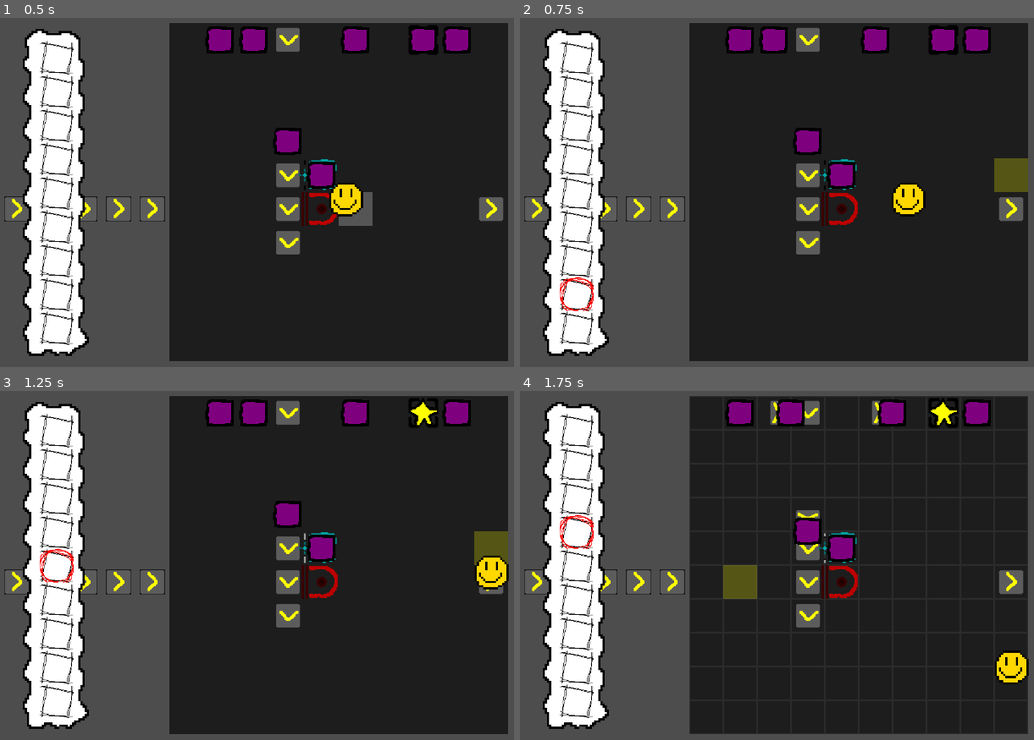
Above: before the commit, frames 1-4 (two rows, left to right).
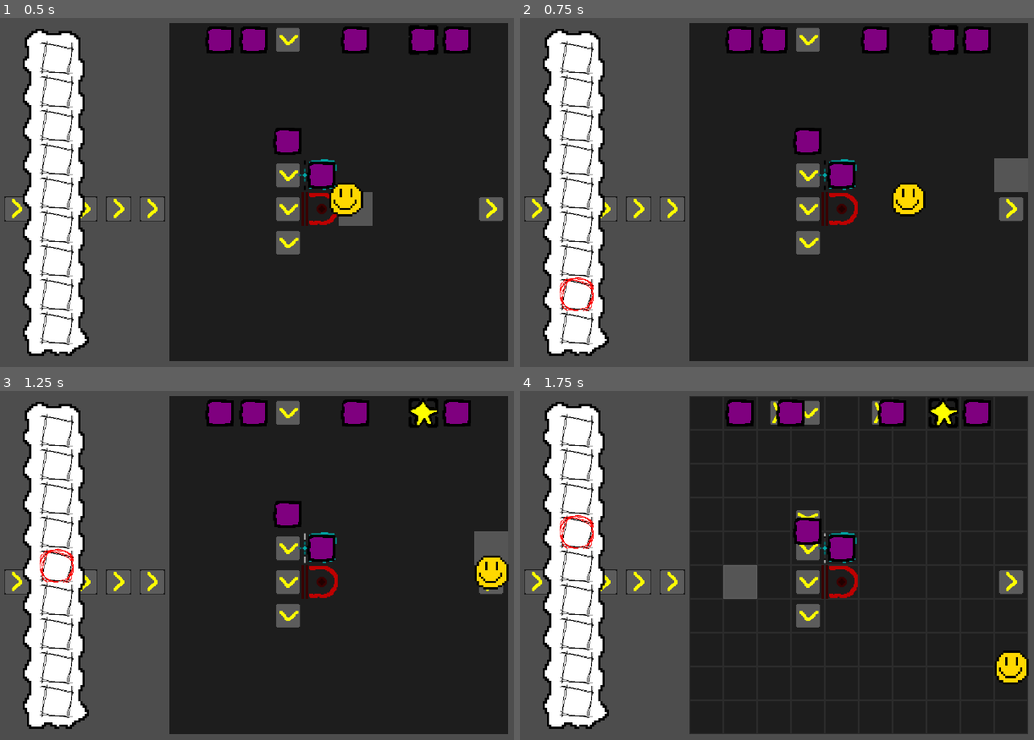
Above: after the commit, the same moments.

Repository: Stev51/gmtk-jam-2025
Game: Godot game, scene res://scenes/main.tscn
Same seed, same stepped clock (60 frames per second), same inputs: the game is played once before the commit and once after it.
Inputs (mouse positions are in pixels of both pictures, inside the frame that each line leads up to):
- Up to frame 1 (0.5 s): no input
- Up to frame 2 (0.75 s): tap Enter at 0.5 s; move the mouse to (1008, 171) at 0.52 s; hold Right (ui_right) from 0.53 s (still down); hold 8 (ui_eight) from 0.53 s (still down); click (1008, 171) at 0.67 s
- Up to frame 3 (1.25 s): keep holding Right (ui_right); keep holding 8 (ui_eight); tap 5 (ui_five) at 0.8 s
- Up to frame 4 (1.75 s): move the mouse to (725, 582) at 1.27 s; release Right (ui_right) at 1.28 s; release 8 (ui_eight) at 1.28 s; hold Down (ui_down) from 1.28 s (still down); tap 5 (ui_five) at 1.35 s; tap 4 (ui_four) at 1.55 s

Frame 1 is identical in both runs. In frame 2, 0.6% of the frame differs, in the area x 92-99%, y 40-50%; in frame 3, 0.5%; in frame 4, 0.6%.

Commit message:
Selecting empty inv slot == no slot selected

Diff:
--- a/inventory/inventory.gd
+++ b/inventory/inventory.gd
@@ -25,6 +25,33 @@
 	# Once done, signal GUI update
 	update_inv.emit()
 
+func subtract_item(index, count):
+
+	var slot = slots[index]
+
+	slot.amount -= count
+
+	if slot.amount <= 0:
+		slot.amount = 0
+		slot.item = null
+
+	update_inv.emit()
+
 func are_there_empty_slots():
 	var empty_slots = slots.filter(func(slot): return slot.item == null)
 	return not empty_slots.is_empty()
+
+func get_selected_item():
+	if selected == true:
+		var slot = slots[selection_index]
+		return slot.item
+	else:
+		return null
+
+func check_selection_state():
+	if selected == false:
+		Global.inv_deselect.emit()
+	elif get_selected_item() == null:
+		Global.inv_deselect.emit()
+	else:
+		Global.inv_select.emit()
--- a/inventory/inventory_item.gd
+++ b/inventory/inventory_item.gd
@@ -3,3 +3,4 @@
 
 @export var name: String = ""
 @export var texture: Texture2D
+@export var placed_mech: Resource
--- a/inventory/inventory_ui.gd
+++ b/inventory/inventory_ui.gd
@@ -37,8 +37,6 @@
 		inventory.selected = false
 		inventory.selection_index = null
 
-		Global.inv_deselect.emit()
-
 	else:
 
 		inventory.selected = true
@@ -46,9 +44,8 @@
 
 		inventory.slots[inventory.selection_index].selected = true
 
-		Global.inv_select.emit()
-
 	update_slots()
+	inventory.check_selection_state()
 
 func _input(event):
 	if event.is_action_pressed("ui_one"):
--- a/inventory/items/test_item.tres
+++ b/inventory/items/test_item.tres
@@ -1,10 +1,12 @@
-[gd_resource type="Resource" script_class="InventoryItem" load_steps=3 format=3 uid="uid://bp8g8vyg42v1j"]
+[gd_resource type="Resource" script_class="InventoryItem" load_steps=4 format=3 uid="uid://bp8g8vyg42v1j"]
 
 [ext_resource type="Script" uid="uid://dph3jhuv06vye" path="res://inventory/inventory_item.gd" id="1_gw3rl"]
+[ext_resource type="Script" uid="uid://cwu4lcg06dqqg" path="res://scripts/mechanism/box.gd" id="1_t5u7r"]
 [ext_resource type="Texture2D" uid="uid://ckt3ht6w0n3hg" path="res://assets/img/player.png" id="2_gw3rl"]
 
 [resource]
 script = ExtResource("1_gw3rl")
 name = "Test Item"
 texture = ExtResource("2_gw3rl")
+placed_mech = ExtResource("1_t5u7r")
 metadata/_custom_type_script = "uid://dph3jhuv06vye"
--- a/scripts/gui.gd
+++ b/scripts/gui.gd
@@ -7,3 +7,9 @@
 
 func is_player_inv_free():
 	return player_inventory.are_there_empty_slots()
+
+func get_selected_item():
+	return player_inventory.get_selected_item()
+
+func remove_selected_item():
+	player_inventory.subtract_item(player_inventory.selection_index, 1)
--- a/scripts/main.gd
+++ b/scripts/main.gd
@@ -66,7 +66,13 @@
 					hovered.playerPush(Util.Direction.RIGHT) #PLACEHOLDER, push selected mech one tile right
 
 func place_new_mechanism():
-	world_node.addMechanism(Box.new(world_node, cell_pos.x, cell_pos.y)) #For now it is box
+
+	var selected_mek = gui_node.get_selected_item()
+	if selected_mek != null:
+		#place that shit
+		gui_node.remove_selected_item()
+
+	#world_node.addMechanism(Box.new(world_node, cell_pos.x, cell_pos.y))
 
 func delete_top_mechanism():
 	var mek_obj = world_node.get_mech_from_node(place_marker.get_top_mechanism())
